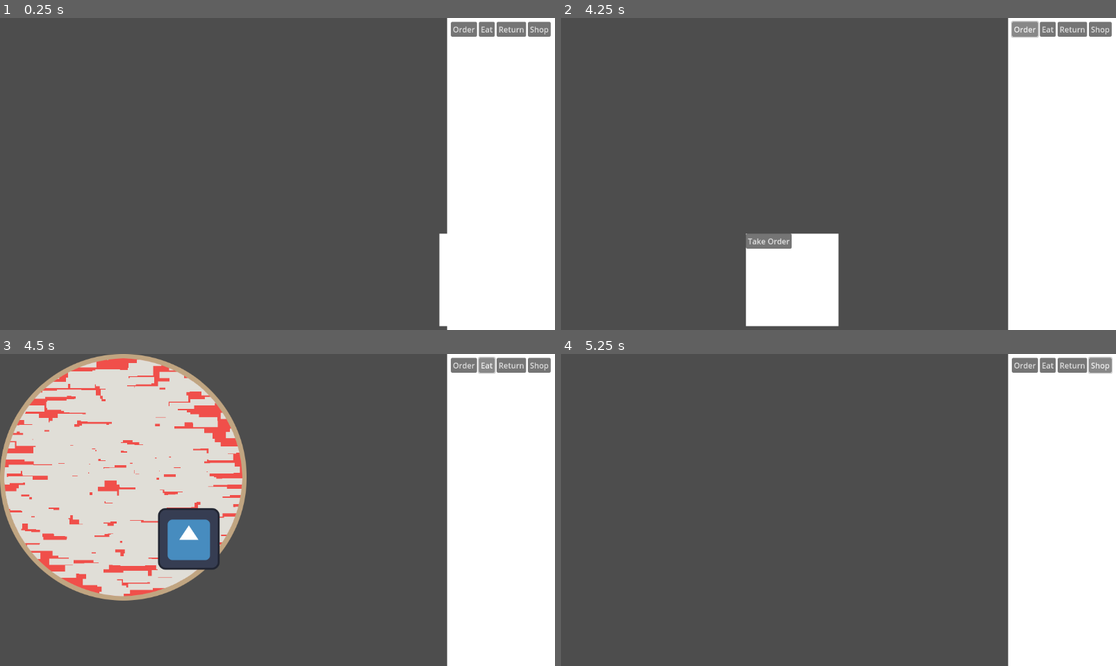
Above: before the commit, frames 1-4 (two rows, left to right).
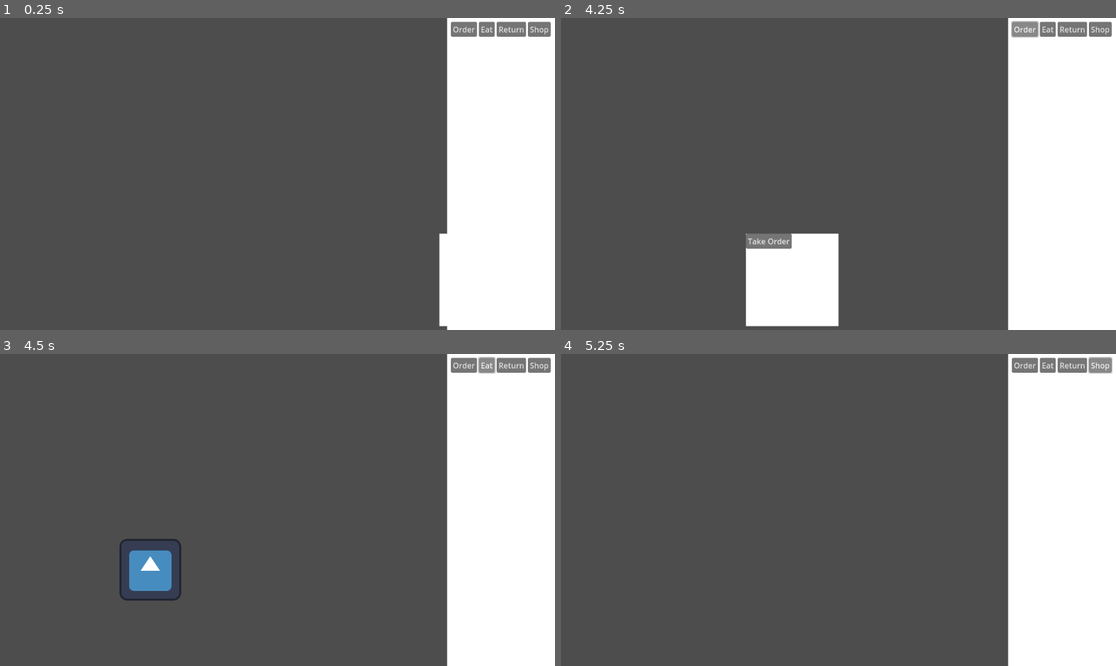
Above: after the commit, the same moments.

Repository: Just-a-Bee/Papas-Pizza-Eater
Game: Godot game, scene res://main.tscn
Same seed, same stepped clock (60 frames per second), same inputs: the game is played once before the commit and once after it. The engine's default icon, where the game draws it, is replaced by a stand-in: a white triangle on a blue panel in a dark square.
Inputs (mouse positions are in pixels of both pictures, inside the frame that each line leads up to):
- Up to frame 1 (0.25 s): no input
- Up to frame 2 (4.25 s): move the mouse to (960, 158) at 0.52 s; hold D (right) 0.53-1.28 s; click (960, 158) at 0.67 s; move the mouse to (727, 189) at 1.27 s; hold A (left) 1.28-2.03 s; move the mouse to (894, 105) at 2.02 s; hold D (right) 2.03-2.78 s; move the mouse to (810, 236) at 2.77 s; hold W (up) 2.78-3.5 s; click (810, 236) at 2.92 s; click "Order" at 3.5 s
- Up to frame 3 (4.5 s): click "Eat" at 4.25 s
- Up to frame 4 (5.25 s): click "Shop" at 5 s

Frames 1-2 are identical in both runs. In frame 3, 27% of the frame differs, in the area x 0-45%, y 0-80%; in frame 4, nothing differs.
Error in both runs: Invalid access of index '3' on a base object of type: 'Array'. (res://main.gd:21)

Commit message:
Added functionality to eat pizza button Pizza is spawned and slides in from the side

Diff:
--- a/order.gd
+++ b/order.gd
@@ -1,6 +1,7 @@
 extends Control
 class_name Card
 
+@onready var main = get_parent().get_parent().get_parent()
 
 var number = 0 #order number
 var percent_to_eat = 100 #percent of pizza to eat
@@ -35,4 +36,4 @@
 	$Contents/EatButton.hide()
 
 func _on_eat_button_button_up():
-	pass
+	main.get_node("EatStation").generate_pizza(topping_total_dict)
--- a/order.tscn
+++ b/order.tscn
@@ -39,3 +39,5 @@
 visible = false
 layout_mode = 2
 text = "Eat Pizza"
+
+[connection signal="button_up" from="Contents/EatButton" to="." method="_on_eat_button_button_up"]
--- a/stations/eat station/eat_station.gd
+++ b/stations/eat station/eat_station.gd
@@ -1,7 +1,11 @@
 extends Node2D
 
 @onready var main = get_parent()
+var pizza = preload("res://stations/eat station/eat_station_pizza.tscn")
 
+
+const PIZZA_START = Vector2(-300, 160)
+const PIZZA_POSITION = Vector2(300, 160)
 
 func _ready():
 	$Player.set_process(false)
@@ -15,3 +19,11 @@
 	$Player.set_process(false)
 	if main.current_order:
 		main.current_order.hide_eat()
+
+func generate_pizza(topping_total_dict):
+	var new_pizza = pizza.instantiate()
+	new_pizza.position = PIZZA_START
+	#give it toppings
+	add_child(new_pizza)
+	var tween = get_tree().create_tween()
+	tween.tween_property(new_pizza, "position", PIZZA_POSITION, 1)
--- a/stations/eat station/eat_station.tscn
+++ b/stations/eat station/eat_station.tscn
@@ -1,25 +1,13 @@
-[gd_scene load_steps=8 format=3 uid="uid://dce7ur7u6i38w"]
+[gd_scene load_steps=4 format=3 uid="uid://dce7ur7u6i38w"]
 
 [ext_resource type="Script" path="res://stations/eat station/eat_station.gd" id="1_5820f"]
-[ext_resource type="Shader" path="res://edible.gdshader" id="2_8f1ff"]
-[ext_resource type="Texture2D" uid="uid://cjxb8sknwxub7" path="res://pizza_base.png" id="3_a48je"]
-[ext_resource type="Script" path="res://stations/eat station/eat_station_pizza.gd" id="4_xjolg"]
 [ext_resource type="Texture2D" uid="uid://bbr8prue4hs7d" path="res://icon.svg" id="5_r5ay5"]
 [ext_resource type="Script" path="res://stations/eat station/player.gd" id="6_wn6uu"]
-
-[sub_resource type="ShaderMaterial" id="ShaderMaterial_b3x4i"]
-shader = ExtResource("2_8f1ff")
 
 [node name="EatStation" type="Node2D"]
 script = ExtResource("1_5820f")
 
-[node name="Pizza" type="Sprite2D" parent="."]
-material = SubResource("ShaderMaterial_b3x4i")
-texture = ExtResource("3_a48je")
-centered = false
-script = ExtResource("4_xjolg")
-
 [node name="Player" type="Sprite2D" parent="."]
-position = Vector2(392, 384)
+position = Vector2(312, 448)
 texture = ExtResource("5_r5ay5")
 script = ExtResource("6_wn6uu")
--- a/stations/eat station/eat_station_pizza.gd
+++ b/stations/eat station/eat_station_pizza.gd
@@ -7,7 +7,7 @@
 	mask = Image.create(512, 512, false, Image.FORMAT_RGBA8)
 	mask.fill(Color.TRANSPARENT)
 
-
 func _process(_delta):
-	mask.fill_rect(Rect2i(player.position.x-30, player.position.y-30, 60, 60), Color.BLACK)
+	mask.fill_rect(Rect2i(player.position.x-30-(position.x), player.position.y-30-(position.y), 60, 60), Color.BLACK)
 	material.set_shader_parameter("mask", ImageTexture.create_from_image(mask))
+	pass
--- /dev/null
+++ b/stations/eat station/eat_station_pizza.tscn
@@ -0,0 +1,14 @@
+[gd_scene load_steps=5 format=3 uid="uid://bqf1k606v7q7l"]
+
+[ext_resource type="Script" path="res://stations/eat station/eat_station_pizza.gd" id="1_kgy4b"]
+[ext_resource type="Texture2D" uid="uid://cjxb8sknwxub7" path="res://pizza_base.png" id="1_ninag"]
+[ext_resource type="Shader" path="res://edible.gdshader" id="1_rcoel"]
+
+[sub_resource type="ShaderMaterial" id="ShaderMaterial_1xklt"]
+shader = ExtResource("1_rcoel")
+
+[node name="Pizza" type="Sprite2D"]
+material = SubResource("ShaderMaterial_1xklt")
+texture = ExtResource("1_ninag")
+centered = false
+script = ExtResource("1_kgy4b")
